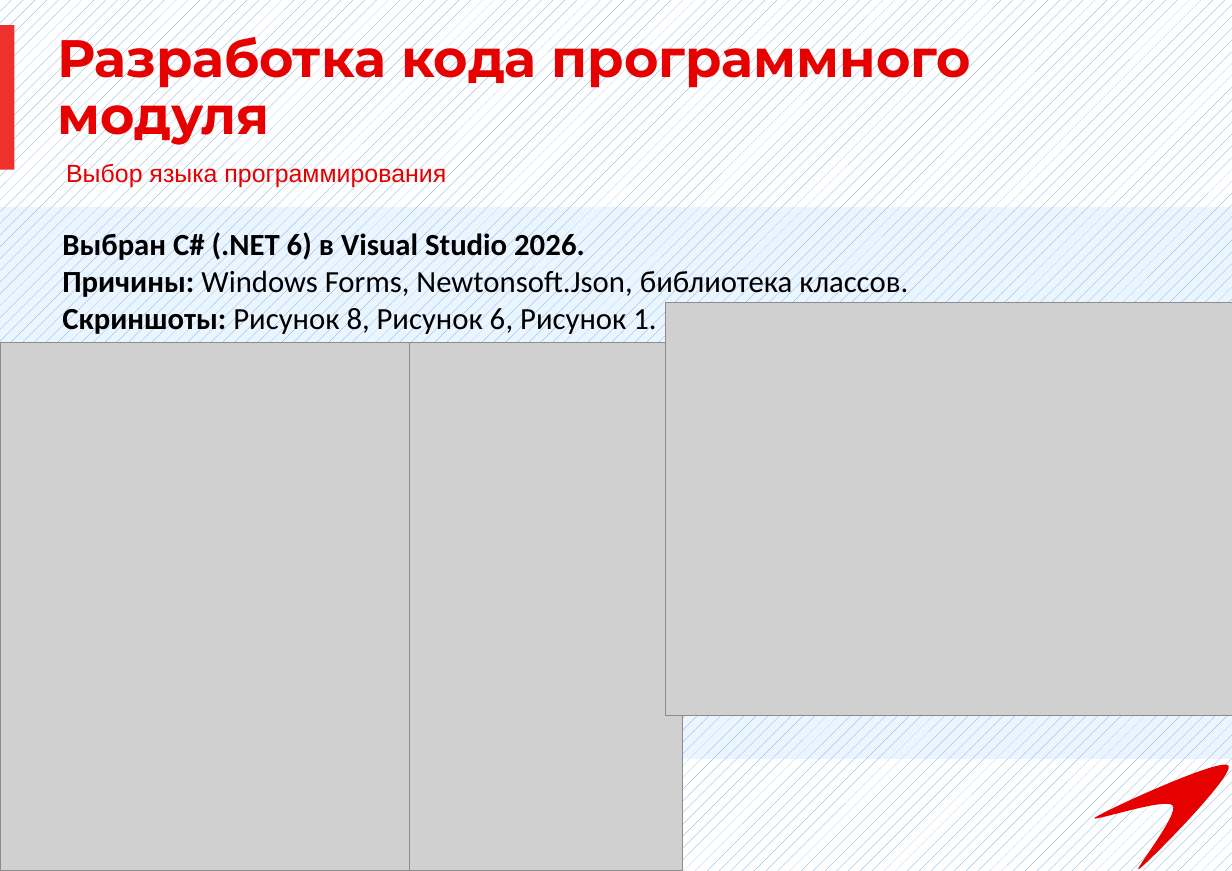
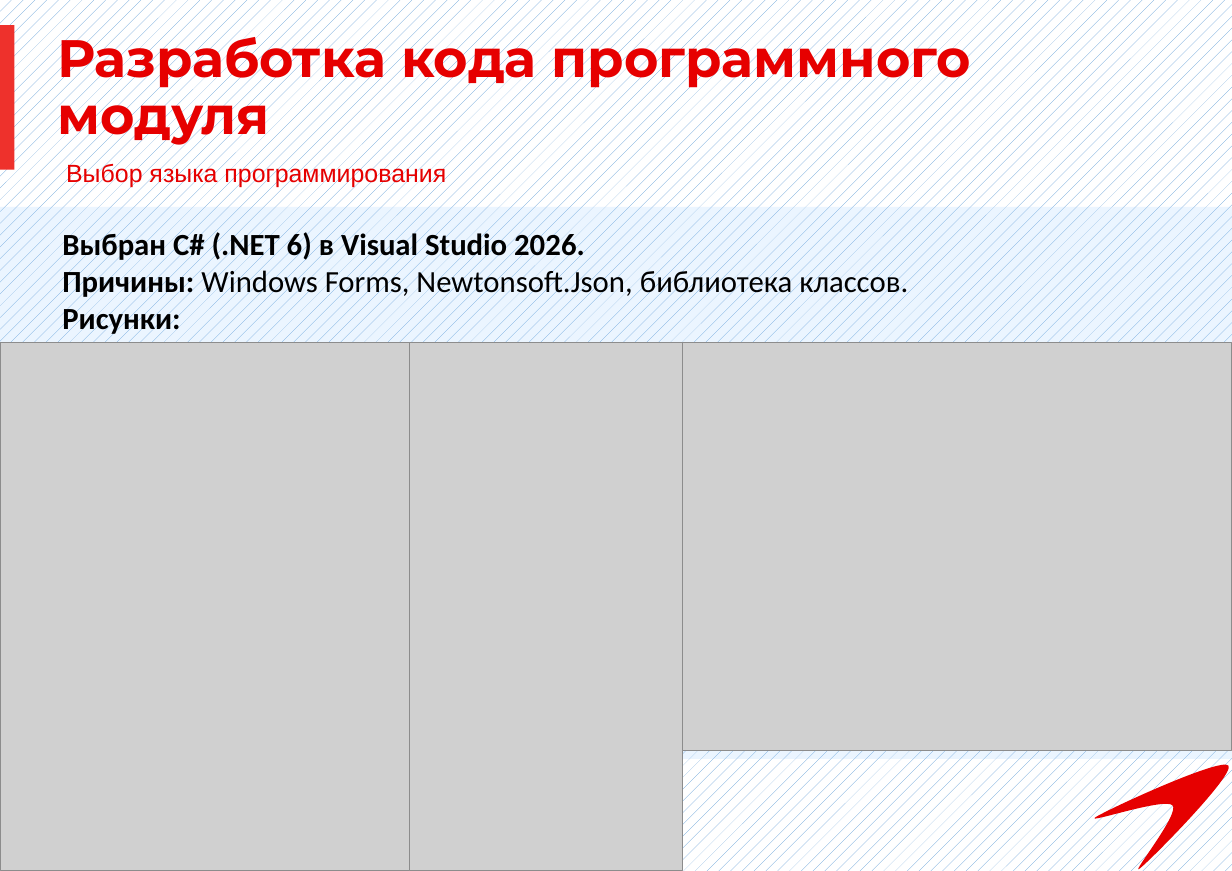
Before and after one commit to Vida-jiest/AircraftPartsManager, a slide deck: slide 12 of Prezintaciya.pptx. Drawn at 1232x871 pixels with LibreOffice and Linux fonts; fonts in the diff are those of the drawing; grey boxes stand for pictures. Boxes give left, top, right and bottom in pixels: in the first picture for what was removed or moved away, otherwise in the second. Text is boxed around its words. In the diff, an @@ line names an element or a change of style, - is before the commit and + after.

```diff
--- a/Prezintaciya.pptx
+++ b/Prezintaciya.pptx
@@ text at (62,229,908,336): text changed; bold on @@
-Выбран C# (.NET 6) в Visual Studio 2026.
-Причины: Windows Forms, Newtonsoft.Json, библиотека классов.
-Скриншоты: Рисунок 8, Рисунок 6, Рисунок 1.
+Выбран C# (.NET 6) в Visual Studio 2026.
+Причины: Windows Forms, Newtonsoft.Json, библиотека классов.
+Рисунки:
@@ picture: place and size @@
-picture at (666,302,1232,716)
+picture at (683,343,1232,751)
```
Also in this commit, not shown: 2 other files.
